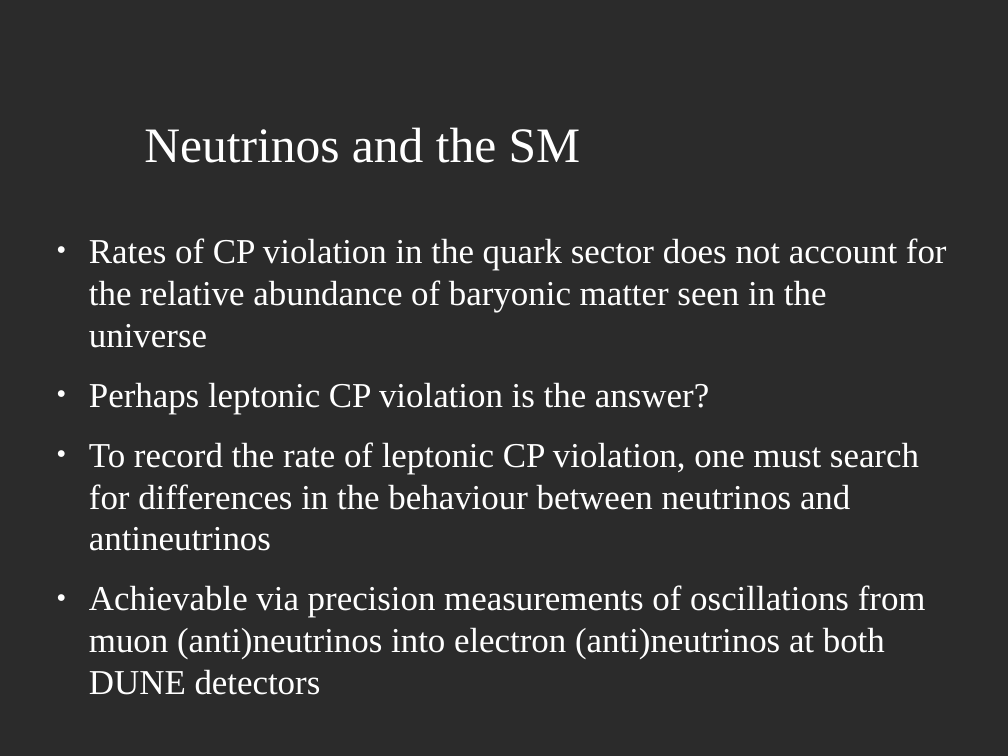
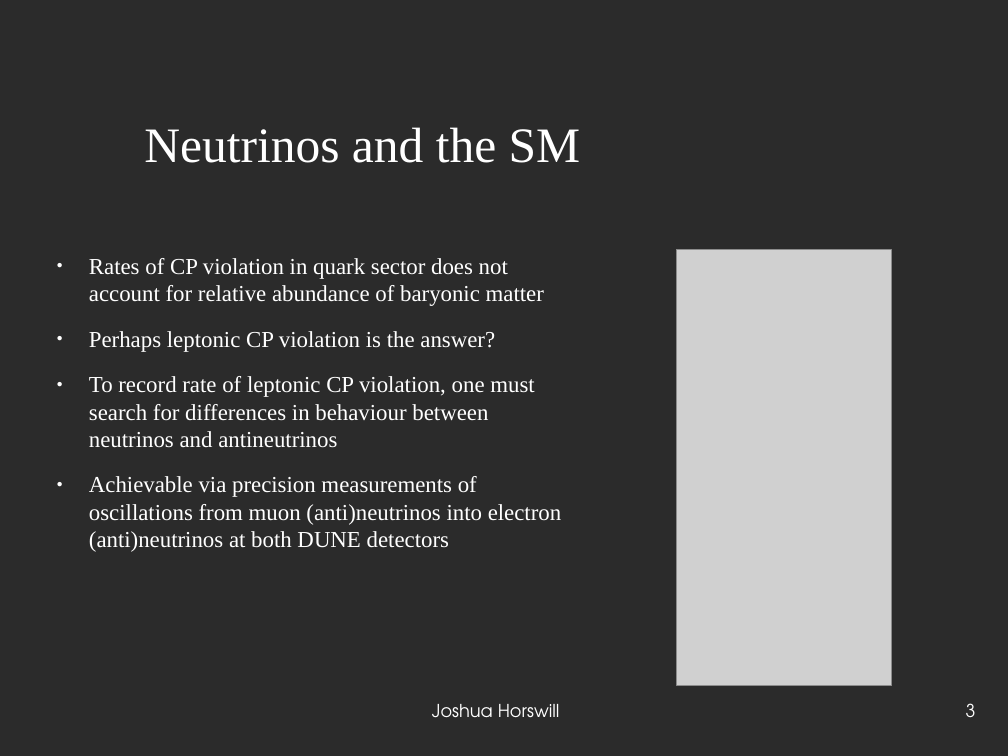
Before and after one commit to JoshCodesPhysics/dune_project, a slide deck: slide 3 of dune_notes/dune_pres/dune_project_pres.odp. Drawn at 1008x756 pixels with LibreOffice and Linux fonts; fonts in the diff are those of the drawing; grey boxes stand for pictures; background and template pictures are left out; a plain dark background stands for a picture behind light text. Boxes give left, top, right and bottom in pixels: in the first picture for what was removed or moved away, otherwise in the second. Text is boxed around its words. In the diff, an @@ line names an element or a change of style, - is before the commit and + after.

```diff
--- a/dune_notes/dune_pres/dune_project_pres.odp
+++ b/dune_notes/dune_pres/dune_project_pres.odp
@@ text "Rates of CP violation in ...": place and size @@
-text "Rates of CP violation in ..." at <box>89,238,947,695</box>
+text "Rates of CP violation in ..." at <box>89,258,561,552</box>
@@ text at <box>89,258,544,306</box>: text changed; size 27.5 to 18 pt @@
-● Rates of CP violation in the quark sector does not account for the relative abundance of baryonic matter seen in the universe
+● Rates of CP violation in quark sector does not account for relative abundance of baryonic matter
@@ picture added at <box>677,250,892,686</box> @@
@@ text at <box>89,331,561,552</box>: size 27.5 to 18 pt in "Perhaps leptonic CP violation is the answer?", "Achievable via precision measurements of oscillations from ..." @@
@@ text at <box>89,376,534,448</box>: text changed; size 27.5 to 18 pt @@
-● To record the rate of leptonic CP violation, one must search for differences in the behaviour between neutrinos and antineutrinos
+● To record rate of leptonic CP violation, one must search for differences in behaviour between neutrinos and antineutrinos
@@ text added at <box>432,704,560,718</box>, 14 pt, text #FFFFFF @@
+Joshua Horswill
@@ page number added at <box>966,703,976,717</box>, 14 pt, text #FFFFFF @@
+3
```
Also in this commit, not shown: 8 other slides changed, 7 slides added, 5 slides removed, 3 other files.
